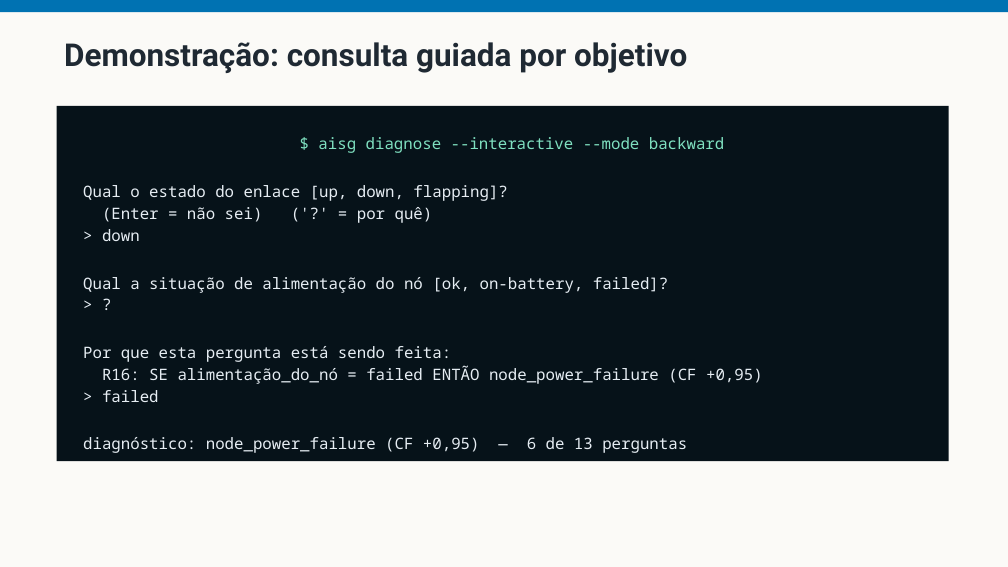
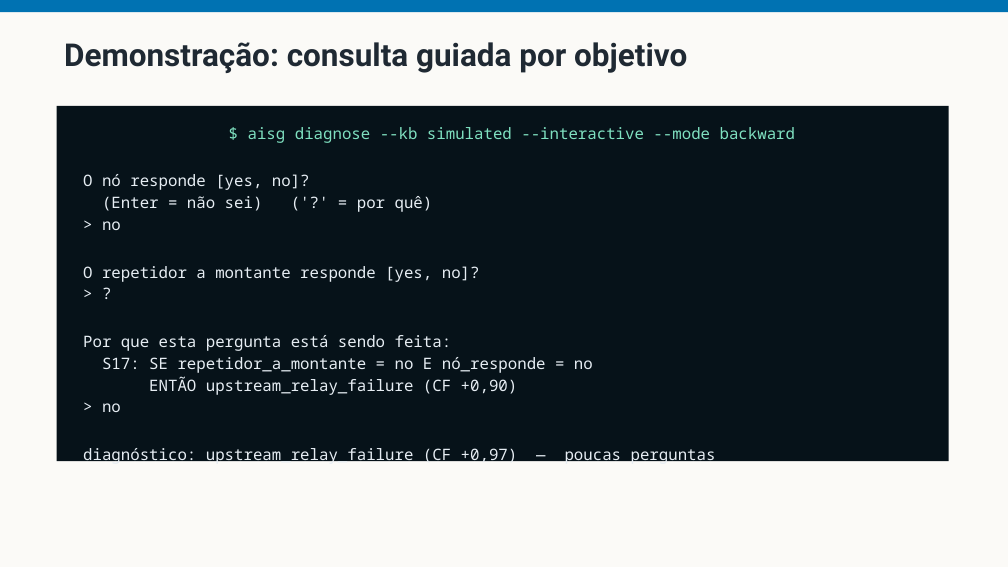
Before and after one commit to fsd-dantas/ai4systems, a slide deck: slide 19 of docs/presentation/ai-for-smartgrids-apresentacao.pptx (slide 18 before the commit). Drawn at 1008x567 pixels with LibreOffice and Linux fonts; fonts in the diff are those of the drawing. Boxes give left, top, right and bottom in pixels: in the first picture for what was removed or moved away, otherwise in the second. Text is boxed around its words. In the diff, an @@ line names an element or a change of style, - is before the commit and + after.

Commit message:
Rebuild the deck around the simulated scenario
Every scenario-specific slide now presents the ns-3 scenario rather than the
field network: the domain figure, the thirteen variables in three levels, the
rule examples, both live demonstrations, the eight commandable cases, the STRIPS
operator, the operator table, the GPS trace, and the whole of topic 3. No
reference to weather, rain fade, crew dispatch or the old node names survives.

The machine-learning argument had to change rather than be restated, and the new
version is stronger. In a simulator the labels are free: the operator commands
the condition and can repeat the run. The objection is no longer missing labels
but what a model would learn from them - the simulated MAC is CSMA-CA while the
real radio uses the manufacturer's, so a classifier trained on simulated labels
learns the model's signature with no evidence it transfers. The field base
remains as the case where no label exists at all.

Topic 3 gains a better example than it had. On LTE_ENB to AP_B breadth-first
finds two hops costing 381.46 ms while A* finds three costing 70.51: the optimal
path has MORE hops. Nothing demonstrates that hops are not cost more directly.

Aggregate savings are now reported over ordered pairs and say so - 272 and 870 -
because the count halves under the other reading and the question will be asked.
The scaling claim is narrowed to what two graphs can support.

Adds a KPI primer before the KPI slide. The audience is not all network
engineers, and without it the following twenty minutes are vocabulary. It carries
one analogy throughout, and makes the point that loss and delay are consequences
which say something is wrong but never what.

```diff
--- a/docs/presentation/ai-for-smartgrids-apresentacao.pptx
+++ b/docs/presentation/ai-for-smartgrids-apresentacao.pptx
@@ text in rectangle at [83, 127, 796, 190]: text changed @@
-$ aisg diagnose --interactive --mode backward
-Qual o estado do enlace [up, down, flapping]?
+$ aisg diagnose --kb simulated --interactive --mode backward
+O nó responde [yes, no]?
@@ text in rectangle at [83, 221, 480, 282]: text changed @@
-> down
-Qual a situação de alimentação do nó [ok, on-battery, failed]?
+> no
+O repetidor a montante responde [yes, no]?
@@ text in rectangle at [83, 357, 716, 465]: text changed @@
-R16: SE alimentação_do_nó = failed ENTÃO node_power_failure (CF +0,95)
-> failed
-diagnóstico: node_power_failure (CF +0,95) — 6 de 13 perguntas
+S17: SE repetidor_a_montante = no E nó_responde = no
+ENTÃO upstream_relay_failure (CF +0,90)
+> no
+diagnóstico: upstream_relay_failure (CF +0,97) — poucas perguntas
```
Also in this commit, not shown: 19 other slides changed, 1 slide added, 2 other files.
